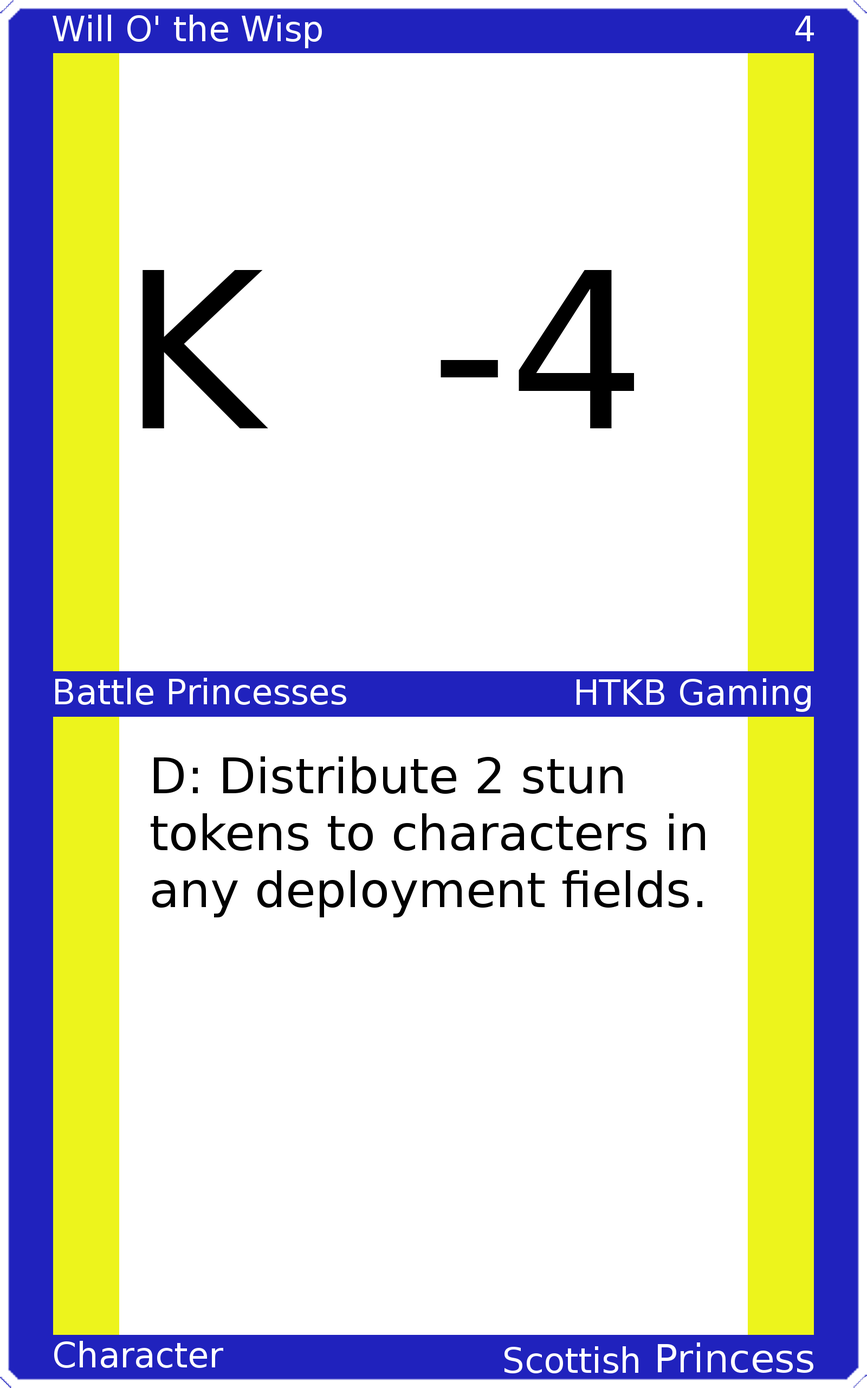
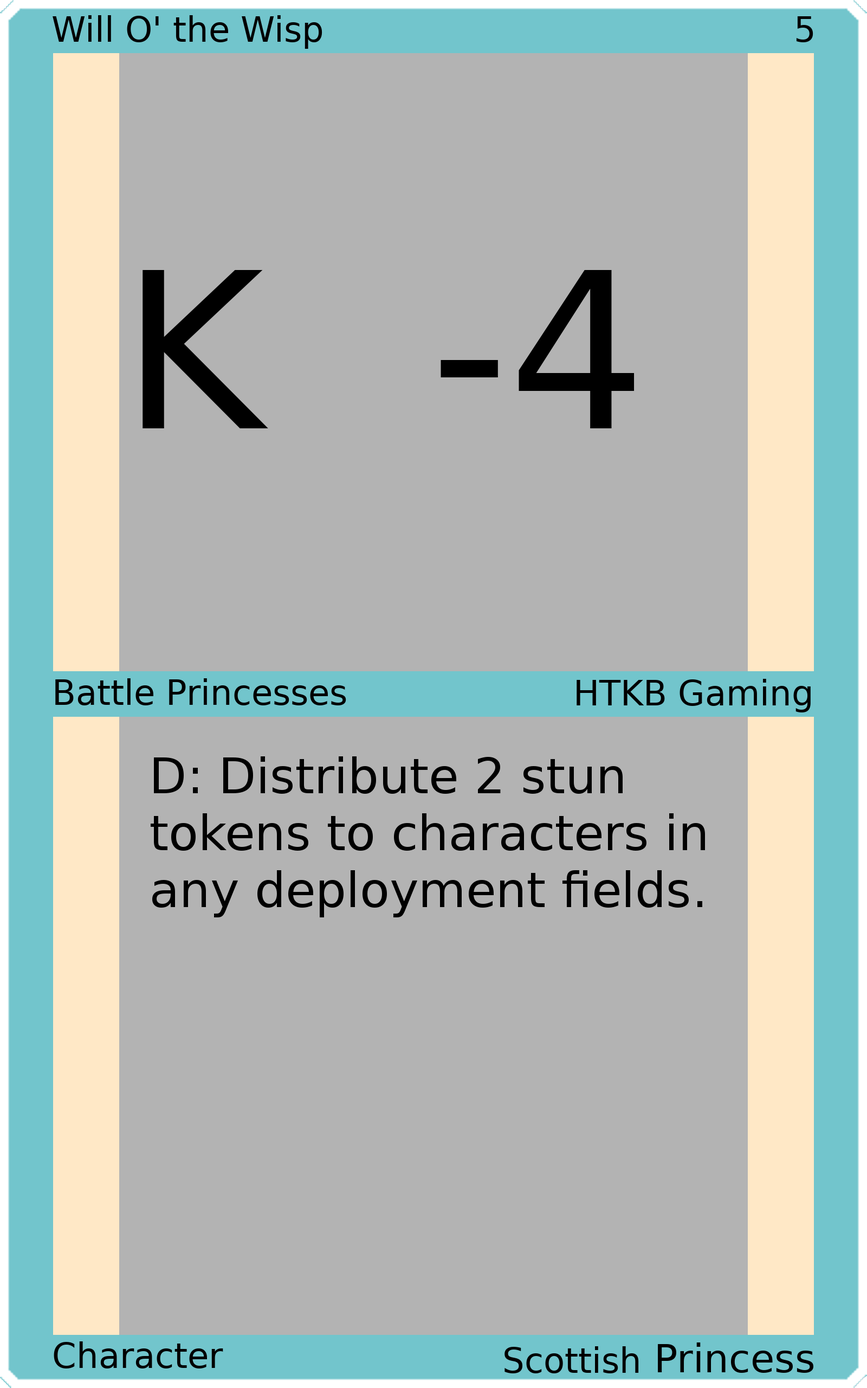
Layered file, before and after one edit (w=867, h=1388). Changes by layer:
painted on "Upper Left" over [52, 14, 323, 49]
painted on "Upper Right" over [795, 15, 815, 43]
painted on "Mid Left" over [55, 677, 347, 706]
painted on "Mid Right" over [576, 678, 811, 713]
painted on "Bottom Left" over [53, 1340, 224, 1369]
painted on "Bottom Right" over [504, 1342, 814, 1373]
painted on "Border" over [0, 0, 867, 1388]
painted on "Top Background" over [119, 52, 748, 673]
painted on "Bottom Background" over [119, 715, 748, 1336]
painted on "Background" over [35, 35, 832, 1352]
